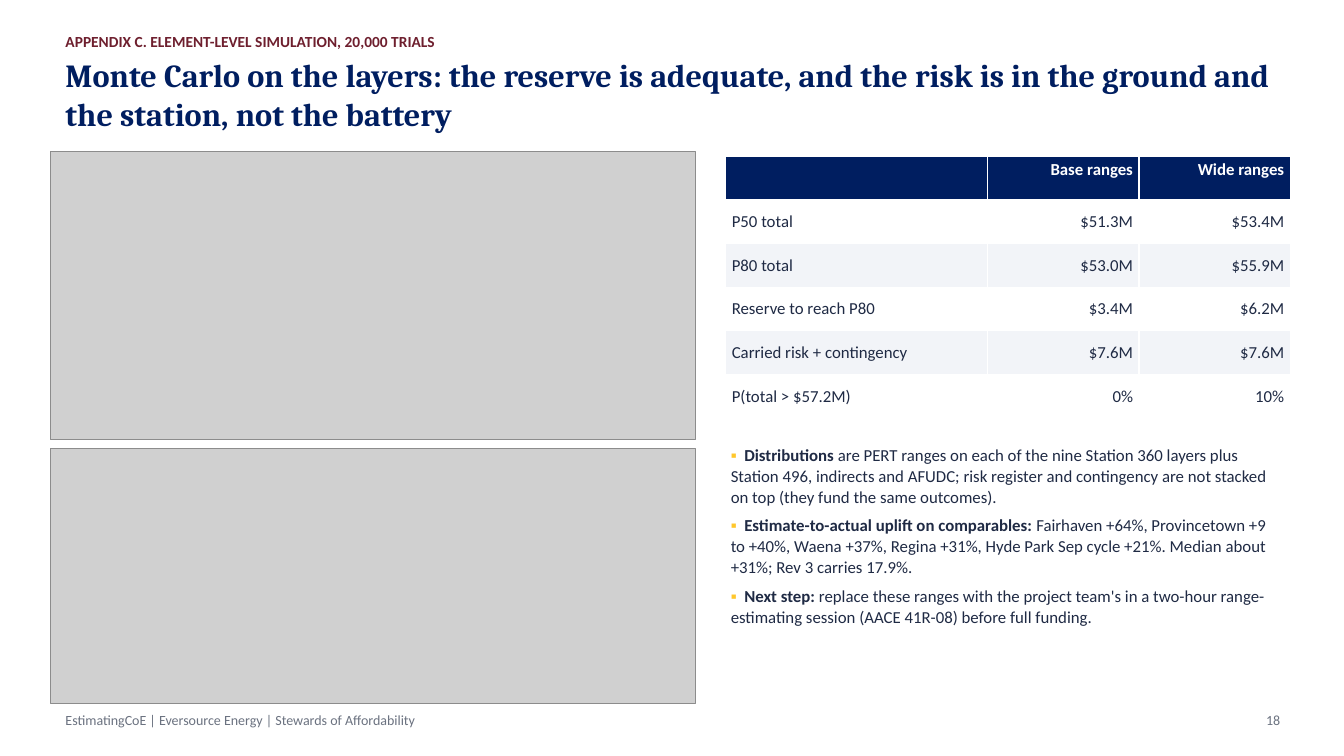
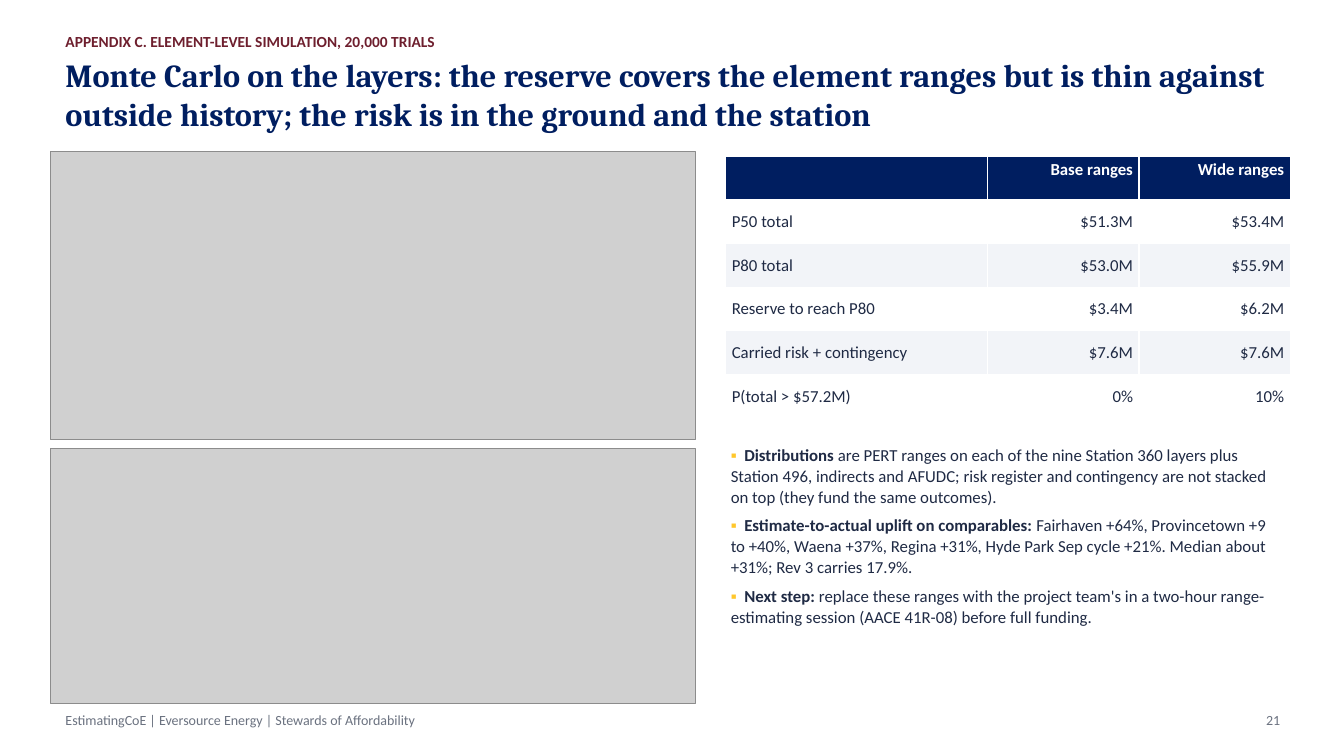
Before and after one commit to gbassaragh/BESS, a slide deck: slide 21 of Hyde Park BESS/6) Cost Analysis Deliverables/Hyde Park BESS - Cost Analysis Deck.pptx (slide 18 before the commit). Drawn at 1344x756 pixels with LibreOffice and Linux fonts; fonts in the diff are those of the drawing; grey boxes stand for pictures. Boxes give left, top, right and bottom in pixels: in the first picture for what was removed or moved away, otherwise in the second. Text is boxed around its words. In the diff, an @@ line names an element or a change of style, - is before the commit and + after.

```diff
--- a/Hyde Park BESS/6) Cost Analysis Deliverables/Hyde Park BESS - Cost Analysis Deck.pptx
+++ b/Hyde Park BESS/6) Cost Analysis Deliverables/Hyde Park BESS - Cost Analysis Deck.pptx
@@ text at (65, 64, 1264, 133): text changed @@
-Monte Carlo on the layers: the reserve is adequate, and the risk is in the ground and the station, not the battery
+Monte Carlo on the layers: the reserve covers the element ranges but is thin against outside history; the risk is in the ground and the station
@@ text at (1266, 716, 1280, 725): text changed @@
-18
+21
```
Also in this commit, not shown: 4 other slides changed, 3 slides added, 12 other files.
